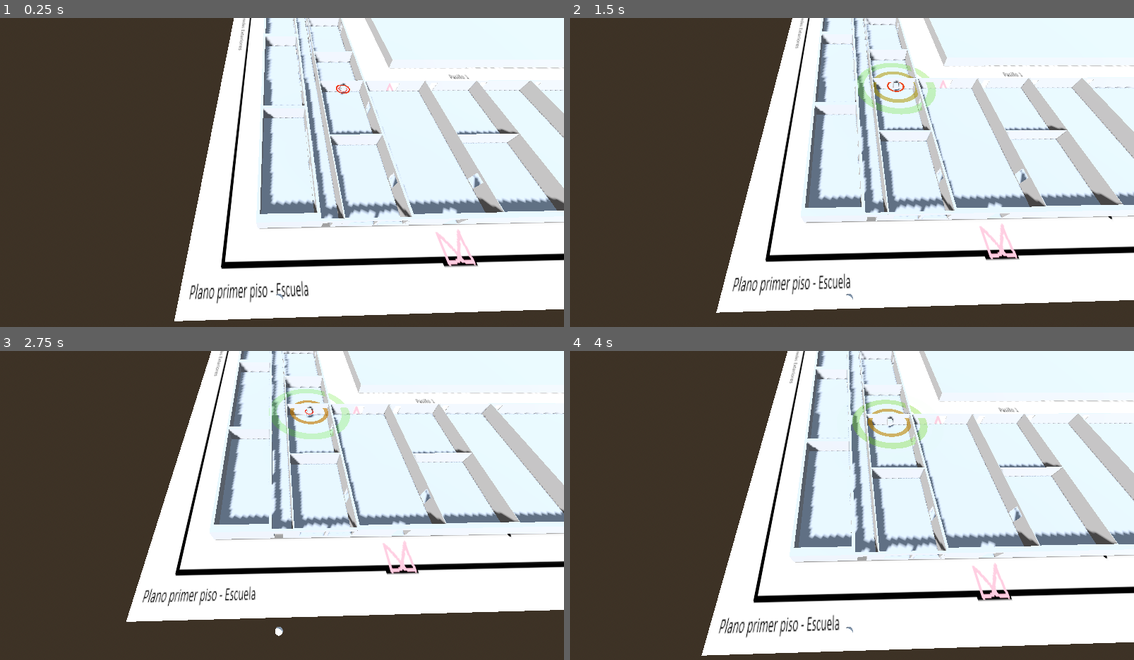
Above: before the commit, frames 1-4 (two rows, left to right).
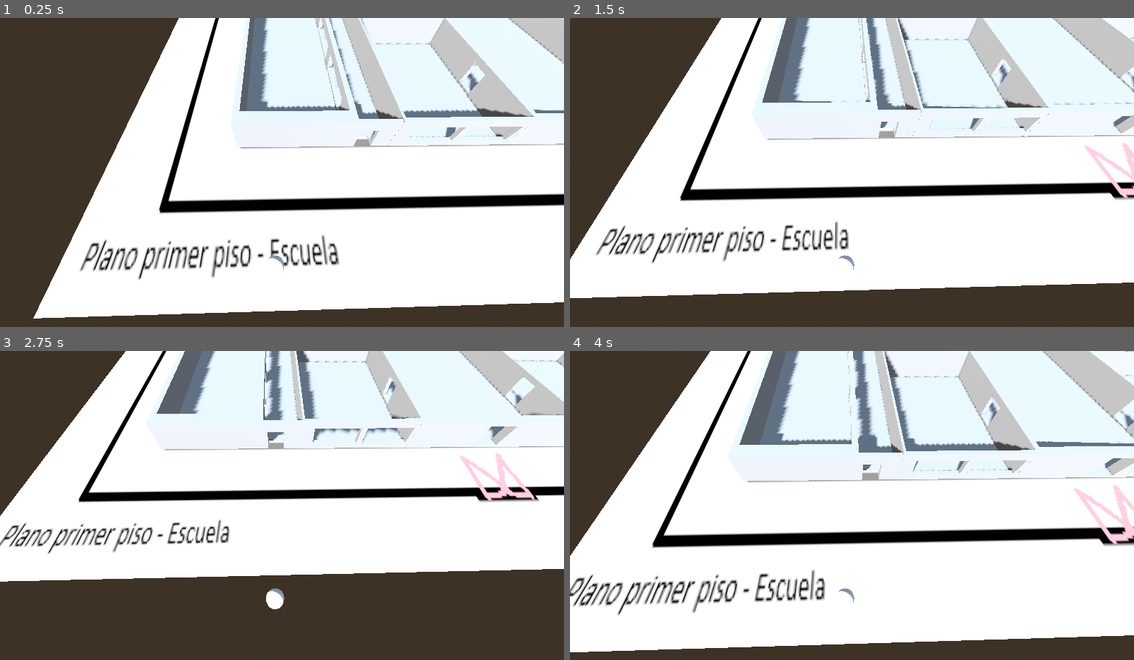
Above: after the commit, the same moments.

Repository: Ilycas/simulacion-y-modelo-proyecto
Game: Godot game, scene res://escuela.tscn
Two runs of this game, one before a commit and one after it. Both use one fixed random seed, a clock stepped at 60 frames per second and the inputs below.
Inputs:
- Up to frame 1 (0.25 s): no input
- Up to frame 2 (1.5 s): tap Enter at 0.5 s; hold D 0.53-1.28 s; hold Space 0.53-1.28 s; hold S from 1.28 s (still down); tap Space at 1.35 s
- Up to frame 3 (2.75 s): tap Space at 1.52, 1.82 s; release S at 2.03 s; hold D from 2.03 s (still down); hold Space from 2.03 s (still down)
- Up to frame 4 (4 s): release D at 2.78 s; release Space at 2.78 s; hold W 2.78-3.53 s; tap Space at 2.85, 3.02, 3.32 s; hold A from 3.53 s (still down); hold Space from 3.53 s (still down)

The runs differ from the first frame. In frame 1, 38% of the frame differs, in the area x 5-100%, y 0-99%; in frame 2, 44%; in frame 3, 45%, in the area x 0-100%, y 0-93%; in frame 4, 45%.

Commit message:
cambio de redes
h

Diff:
--- a/bloque_central.tscn
+++ b/bloque_central.tscn
@@ -10,19 +10,19 @@
 transform = Transform3D(1, 0, 0, 0, 1, 0, 0, 0, 1, 0.588, 0.909, -36.085)
 use_collision = true
 
-[node name="Pared_Madera_Central_2" type="StaticBody3D" parent="." unique_id=2043496213]
+[node name="Pared_Madera_Central_2" type="StaticBody3D" parent="." unique_id=2043496213 groups=["madera"]]
 transform = Transform3D(1, 0, 0, 0, 1, 0, 0, 0, 1, 0.588, 0.909, -20.102)
 
 [node name="CollisionShape3D" type="CollisionShape3D" parent="Pared_Madera_Central_2" unique_id=984674944]
 shape = SubResource("BoxShape3D_madera_central")
 
-[node name="Pared_Madera_Central_3" type="StaticBody3D" parent="." unique_id=45585267]
+[node name="Pared_Madera_Central_3" type="StaticBody3D" parent="." unique_id=45585267 groups=["madera"]]
 transform = Transform3D(1, 0, 0, 0, 1, 0, 0, 0, 1, 0.588, 0.909, -8.131)
 
 [node name="CollisionShape3D" type="CollisionShape3D" parent="Pared_Madera_Central_3" unique_id=1699167633]
 shape = SubResource("BoxShape3D_madera_central")
 
-[node name="Pared_Madera_Central_4" type="StaticBody3D" parent="." unique_id=1097625308]
+[node name="Pared_Madera_Central_4" type="StaticBody3D" parent="." unique_id=1097625308 groups=["madera"]]
 transform = Transform3D(1, 0, 0, 0, 1, 0, 0, 0, 1, 0.588, 0.909, 11.285)
 
 [node name="CollisionShape3D" type="CollisionShape3D" parent="Pared_Madera_Central_4" unique_id=216031462]
@@ -32,35 +32,35 @@
 transform = Transform3D(1, 0, 0, 0, 1, 0, 0, 0, 1, 0, 0, 17.565891)
 shape = SubResource("BoxShape3D_madera_central")
 
-[node name="Pared_Madera_Central_5" type="StaticBody3D" parent="." unique_id=1152094435]
+[node name="Pared_Madera_Central_5" type="StaticBody3D" parent="." unique_id=1152094435 groups=["madera"]]
 transform = Transform3D(1, 0, 0, 0, 1, 0, 0, 0, 1, 0.588, 0.909, 28.781834)
 
 [node name="CollisionShape3D" type="CollisionShape3D" parent="Pared_Madera_Central_5" unique_id=115673252]
 transform = Transform3D(1, 0, 0, 0, 1, 0, 0, 0, 1, -0.035846114, -0.15224588, -64.90027)
 shape = SubResource("BoxShape3D_madera_central")
 
-[node name="Ventana_Central_2" type="StaticBody3D" parent="." unique_id=209131895]
+[node name="Ventana_Central_2" type="StaticBody3D" parent="." unique_id=209131895 groups=["ventana"]]
 transform = Transform3D(1, 0, 0, 0, 1, 0, 0, 0, 1, 5.7, 0.91, -28.1)
 
 [node name="CollisionShape3D" type="CollisionShape3D" parent="Ventana_Central_2" unique_id=876373070]
 transform = Transform3D(1, 0, 0, 0, 1, 0, 0, 0, 1, -0.16840982, -0.26441288, 29.970566)
 shape = SubResource("BoxShape3D_ventana_central")
 
-[node name="Ventana_Central_3" type="StaticBody3D" parent="." unique_id=454564073]
+[node name="Ventana_Central_3" type="StaticBody3D" parent="." unique_id=454564073 groups=["ventana"]]
 transform = Transform3D(1, 0, 0, 0, 1, 0, 0, 0, 1, 5.7, 0.91, 1.6)
 
 [node name="CollisionShape3D" type="CollisionShape3D" parent="Ventana_Central_3" unique_id=2048129909]
 transform = Transform3D(1, 0, 0, 0, 1, 0, 0, 0, 1, -0.16180134, -0.065214396, 18.454208)
 shape = SubResource("BoxShape3D_ventana_central")
 
-[node name="Ventana_Central_4" type="StaticBody3D" parent="." unique_id=253008396]
+[node name="Ventana_Central_4" type="StaticBody3D" parent="." unique_id=253008396 groups=["ventana"]]
 transform = Transform3D(1, 0, 0, 0, 1, 0, 0, 0, 1, 5.7, 0.91, 20)
 
 [node name="CollisionShape3D" type="CollisionShape3D" parent="Ventana_Central_4" unique_id=1774718494]
 transform = Transform3D(1, 0, 0, 0, 1, 0, 0, 0, 1, -0.21726418, 0, 0.14440155)
 shape = SubResource("BoxShape3D_ventana_central")
 
-[node name="Ventana_Central_5" type="StaticBody3D" parent="." unique_id=1309910426]
+[node name="Ventana_Central_5" type="StaticBody3D" parent="." unique_id=1309910426 groups=["ventana"]]
 transform = Transform3D(1, 0, 0, 0, 1, 0, 0, 0, 1, 5.7, 0.91, 37.8)
 
 [node name="CollisionShape3D" type="CollisionShape3D" parent="Ventana_Central_5" unique_id=23220561]
--- a/escuela.tscn
+++ b/escuela.tscn
@@ -92,7 +92,7 @@
 shape = SubResource("CapsuleShape3D_awtwk")
 
 [node name="Camera3D" type="Camera3D" parent="Estudiante" unique_id=304028374]
-transform = Transform3D(-0.99961126, -0.014953511, 0.023538534, 0.012683293, 0.50793386, 0.8613031, -0.024835559, 0.8612665, -0.5075468, 0, 30.080816, 0)
+transform = Transform3D(-0.99961126, -0.014953511, 0.023538534, 0.012683293, 0.50793386, 0.8613031, -0.024835559, 0.8612665, -0.5075468, -0.18889484, 12.148943, -1.5548136)
 
 [node name="Sprite3D" type="Sprite3D" parent="." unique_id=891488879]
 transform = Transform3D(-0.49274227, 6.5681137e-15, -7.8032976e-08, 3.5011444e-15, 1, -7.803299e-08, 4.307689e-08, -8.742278e-08, -0.8925933, -0.34938622, -0.6360779, 0.19277006)
--- a/estudiante.gd
+++ b/estudiante.gd
@@ -32,69 +32,121 @@
 	if cooldown_red > 0.0:
 		cooldown_red -= delta
 
-	# --- 2. CÁLCULO FÍSICO DE ATENUACIÓN ---
-	var hay_obstaculo : bool = false
-	var multiplicador_material : float = 1.0
-	var nombre_material : String = "Ninguno"
+	# --- 2. CÁLCULO FÍSICO DE ATENUACIÓN ACUMULATIVA (RAYCAST SEGURO POR RID) ---
+	var multiplicador_senal_total : float = 1.0
 
 	if nodo_router and nodo_raycast:
-		nodo_raycast.target_position = nodo_raycast.to_local(global_position)
-		nodo_raycast.force_raycast_update()
+		# APUNTAR AL PECHO: Sumamos 1 metro en Y para que el rayo no raspe el piso
+		nodo_raycast.target_position = nodo_raycast.to_local(global_position + Vector3(0, 1, 0))
 
-		if nodo_raycast.is_colliding():
-			var colisor = nodo_raycast.get_collider()
-			if colisor != self:
-				hay_obstaculo = true
-				if colisor.is_in_group("ventana"):
-					multiplicador_material = 0.90
-					nombre_material = "Vidrio"
-				elif colisor.is_in_group("madera"):
-					multiplicador_material = 0.70
-					nombre_material = "Madera"
+		var evaluando_trayectoria : bool = true
+		var excepciones_del_frame : Array = []
+
+		var limite_seguridad : int = 5 # Lo bajamos a 5. Rara vez hay 5 paredes seguidas.
+		var iteracion : int = 0
+
+		while evaluando_trayectoria and iteracion < limite_seguridad:
+			iteracion += 1
+			nodo_raycast.force_raycast_update()
+
+			if nodo_raycast.is_colliding():
+				var colisor = nodo_raycast.get_collider()
+
+				# Protecciones de choque amigo
+				if colisor == self or colisor == nodo_router:
+					evaluando_trayectoria = false
 				else:
-					multiplicador_material = 0.25
-					nombre_material = "Concreto"
+					if colisor.is_in_group("ventana"):
+						multiplicador_senal_total *= 0.90
+					elif colisor.is_in_group("madera"):
+						multiplicador_senal_total *= 0.70
+					else:
+						multiplicador_senal_total *= 0.25
+
+					# TRUCO DE OPTIMIZACIÓN: Usar el RID en lugar del nodo
+					var rid_colision = nodo_raycast.get_collider_rid()
+					nodo_raycast.add_exception_rid(rid_colision)
+					excepciones_del_frame.append(rid_colision)
+			else:
+				evaluando_trayectoria = false
+
+			if iteracion >= limite_seguridad:
+				evaluando_trayectoria = false # Abortamos en silencio
+
+		# Limpiamos el rayo para el siguiente frame usando los RIDs
+		for rid in excepciones_del_frame:
+			nodo_raycast.remove_exception_rid(rid)
 
 
 
-	# --- 3. MAPA DE CALOR Y CÁLCULO DE VELOCIDAD DINÁMICA ---
+# --- 3. CÁLCULO DE CALIDAD DE RED (DISTANCIA + OBSTÁCULOS) ---
 	var distancia = 0.0
+	var calidad_red = 0.0 # <-- NUEVO: La declaramos aquí afuera para que la Sección 4 pueda verla
+
 	if nodo_router:
 		distancia = global_position.distance_to(nodo_router.global_position)
-		var zona1_fuerte = radio_cobertura / 3.0
-		var zona2_promedio = (radio_cobertura / 3.0) * 2.0
 
-		# Calcular velocidad teórica por pura distancia
-		if distancia <= zona1_fuerte:
-			velocidad_paquete_actual = 30.0
-			material_estudiante.albedo_color = Color(1.0, 0.0, 0.0, 1.0) if multiplicador_material > 0.5 else Color(1, 1, 0, 1)
-		elif distancia <= zona2_promedio:
-			velocidad_paquete_actual = 15.0
-			material_estudiante.albedo_color = Color(1, 1, 0, 1) if multiplicador_material > 0.5 else Color(0.0, 1.0, 0.0, 1.0)
-		elif distancia <= radio_cobertura:
-			velocidad_paquete_actual = 5.0
-			material_estudiante.albedo_color = Color(0.0, 1.0, 0.0, 1.0) if multiplicador_material > 0.5 else Color(0.8, 0.8, 0.8, 1)
+		var fuerza_distancia = 1.0 - (distancia / radio_cobertura)
+		if fuerza_distancia < 0.0:
+			fuerza_distancia = 0.0
+
+		# LA FÓRMULA MÁGICA: Le quitamos el 'var' porque ya la declaramos arriba
+		calidad_red = fuerza_distancia * multiplicador_senal_total
+
+		if distancia <= radio_cobertura:
+			# La velocidad ahora es súper dinámica (máximo 30 Mbps, escalando hacia abajo según la calidad exacta)
+			velocidad_paquete_actual = 30.0 * calidad_red
+			if velocidad_paquete_actual < 2.0:
+				velocidad_paquete_actual = 2.0 # Seguro anti-congelamiento de paquetes
+
+			# Colores dinámicos basados en la Calidad Total
+			if calidad_red > 0.5:
+				material_estudiante.albedo_color = Color(1.0, 0.0, 0.0, 1.0) # Verde (Óptimo)
+			elif calidad_red > 0.15:
+				material_estudiante.albedo_color = Color(1.0, 1.0, 0.0, 1.0) # Amarillo (Intermitente/Medio)
+			else:
+				material_estudiante.albedo_color = Color(0.0, 1.0, 0.0, 1.0) # Rojo (Crítico/Lento)
 		else:
 			velocidad_paquete_actual = 0.0
-			material_estudiante.albedo_color = Color(0.8, 0.8, 0.8, 1)
+			material_estudiante.albedo_color = Color(0.8, 0.8, 0.8, 1) # Gris (Sin cobertura)
 
-		# Aplicar castigo por material de inmediato si hay obstáculo
-		if hay_obstaculo and distancia <= radio_cobertura:
-			velocidad_paquete_actual = velocidad_paquete_actual * multiplicador_material
+# Aplicar el castigo combinado de todas las paredes atravesadas
+		if distancia <= radio_cobertura:
+			velocidad_paquete_actual = velocidad_paquete_actual * multiplicador_senal_total
 
-	# --- 4. ENVÍO DE DATOS CONTINUO ---
+			# NUEVO: Evitar que el paquete se congele. Si va muy lento, forzamos a 2.0
+			if velocidad_paquete_actual < 2.0:
+				velocidad_paquete_actual = 2.0
+	# --- 4. ENVÍO DE DATOS (CON PÉRDIDA DE PAQUETES Y LAG) ---
 	if Input.is_physical_key_pressed(KEY_SPACE) and cooldown_red <= 0.0:
 		if nodo_router and distancia <= radio_cobertura:
-			if escena_paquete:
-				var nuevo_paquete = escena_paquete.instantiate()
-				get_parent().add_child(nuevo_paquete)
-				nuevo_paquete.global_position = global_position + Vector3(0, 1, 0)
 
-				var destino_elevado = nodo_router.global_position + Vector3(0, 1, 0)
+			# 1. SIMULACIÓN DE LAG (JITTER):
+			# Señal perfecta = 0.2s de retardo. Señal pésima = hasta 1.2s de retardo entre paquetes.
+			var lag_adicional = (1.0 - calidad_red) * 1.0
+			cooldown_red = 0.2 + lag_adicional
 
-				# ¡CAMBIO CLAVE!: En vez de pasarle un número fijo, le pasamos "self" (todo el estudiante)
-				nuevo_paquete.disparar(destino_elevado, self)
+			# 2. SIMULACIÓN DE PÉRDIDA DE PAQUETES (Packet Loss):
+			var probabilidad_perdida = 0.0
 
-				cooldown_red = 0.3
-		else:
-			print("ERROR: Fuera de cobertura.")
+			if calidad_red > 0.5:
+				probabilidad_perdida = 0.0 # Zona Verde: 0% de pérdida (Conexión estable)
+			elif calidad_red > 0.15:
+				probabilidad_perdida = 0.3 # Zona Amarilla: 30% de probabilidad de perder el paquete
+			else:
+				probabilidad_perdida = 0.7 # Zona Roja: 70% de probabilidad de pérdida (Conexión crítica)
+
+			# 3. TIRAR LOS DADOS: randf() genera un número aleatorio entre 0.0 y 1.0
+			if randf() > probabilidad_perdida:
+				# EL PAQUETE SOBREVIVIÓ A LA INTERFERENCIA
+				if escena_paquete:
+					var nuevo_paquete = escena_paquete.instantiate()
+					get_parent().add_child(nuevo_paquete)
+					nuevo_paquete.global_position = global_position + Vector3(0, 1, 0)
+
+					var destino_elevado = nodo_router.global_position + Vector3(0, 1, 0)
+					nuevo_paquete.disparar(destino_elevado, self)
+			else:
+				# EL PAQUETE FUE DESTRUIDO POR MALA SEÑAL
+				# Aquí podrías instanciar un efecto visual de chispas rojas, por ahora lo vemos en consola
+				print("❌ ¡Packet Loss! El paquete se corrompió antes de llegar al router.")
